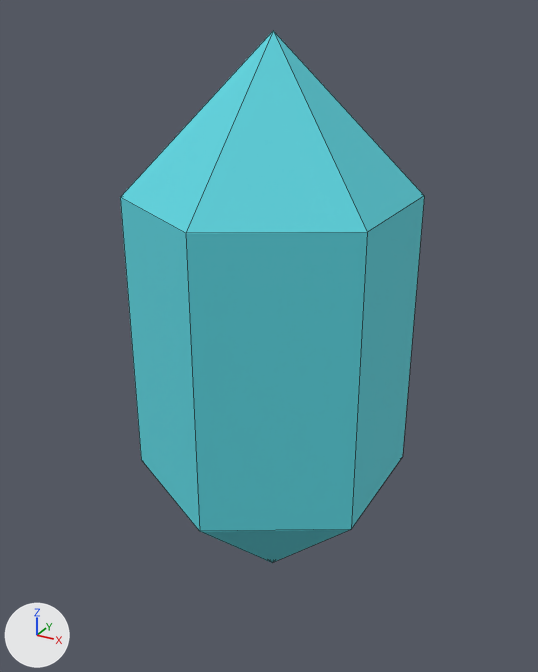
Renders of the Blender file art/blender/fuentes/mdl_pieza_cristal.blend from each side of a commit.
The view is the same before and after, from a 50 mm lens placed at (0.804, -1.48, 1.441), pointed at (-0.008, -0.003, 0.703). Every picture has the same lights, and +X, +Y and +Z are marked at lower left. The picture after the commit comes second. Mesh edges are drawn as thin lines.

Script lines for the objects in view, before the commit:
```python
me_sphere = bpy.data.meshes.new('Sphere')
me_sphere.from_pydata(...)  # a UV sphere (6 segments, 3 rings, poles along z) spanning x -0.3..0.3, y -0.346..0.346, z 0.0..1.4
me_sphere.materials.append(mat_mat_paleta)  # picture img_tex_paleta
ob_mdl_pieza_cristal = bpy.data.objects.new('mdl_pieza_cristal', me_sphere)
ob_mdl_pieza_cristal.location = (0.0, 0.0, 0.0)
```
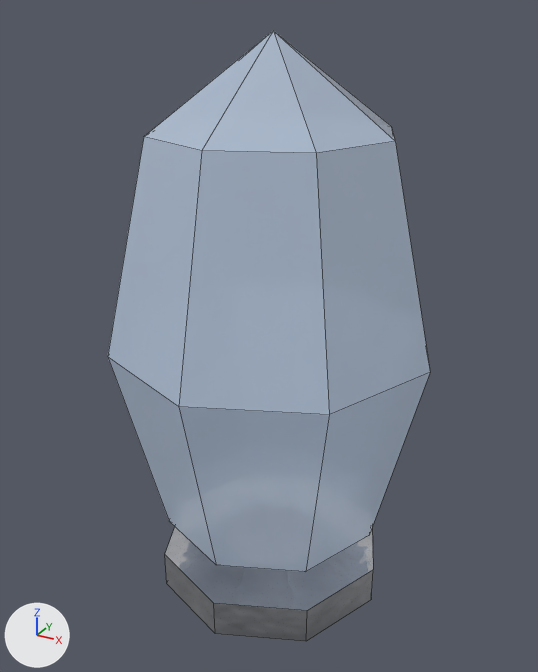
Where the change shows, as pixel boxes [x1, y1, x2, y2] in the pictures (538 x 672 px):
'mdl_pieza_cristal', reshaped, recoloured
    before: [120, 31, 424, 563]
    after: [108, 31, 430, 572]
'metal_plata', added
    after: [165, 527, 373, 642]

Patch to the scene script:
```diff
--- a/art/blender/fuentes/mdl_pieza_cristal.blend.py
+++ b/art/blender/fuentes/mdl_pieza_cristal.blend.py
@@ mat_cristal_zafiro @@
+mat_cristal_zafiro = bpy.data.materials.new('cristal_zafiro')
+# uses the picture img_tex_cristal_zafiro_color_png
+# uses the picture img_tex_cristal_zafiro_metalico_png
+# uses the picture img_tex_cristal_zafiro_normal_png
+# uses the picture img_tex_cristal_zafiro_rugosidad_png
@@ mat_metal_plata @@
+mat_metal_plata = bpy.data.materials.new('metal_plata')
+# uses the picture img_tex_metal_plata_color_png
+# uses the picture img_tex_metal_plata_metalico_png
+# uses the picture img_tex_metal_plata_normal_png
+# uses the picture img_tex_metal_plata_rugosidad_png
@@ me_sphere @@
-me_sphere.from_pydata(...)  # 14 vertices, 18 faces; spans x -0.3..0.3, y -0.346..0.346, z 0.0..1.4
-me_sphere.materials.append(mat_mat_paleta)  # picture img_tex_paleta
+me_sphere.from_pydata(...)  # 26 vertices, 32 faces; spans x -0.4..0.4, y -0.4..0.4, z 0.0..1.4
+# me_sphere part 1
+# 12 vertices are removed from x -0.3..0.3, y -0.346..0.346, z 0.35..1.05
+# 18 faces are deleted
+# 24 vertices are added at x -0.4..0.4, y -0.4..0.4, z 0.205..1.195
+# 32 new faces join them
+me_sphere.materials.append(mat_cristal_zafiro)
@@ ob_metal_plata @@
+ob_metal_plata = bpy.data.objects.new('metal_plata', me_metal_plata)  # an 8-sided cylinder along z spanning x -0.3..0.3, y -0.3..0.3, z 0.0..0.1
+ob_metal_plata.location = (0.0, 0.0, 0.0)
```
